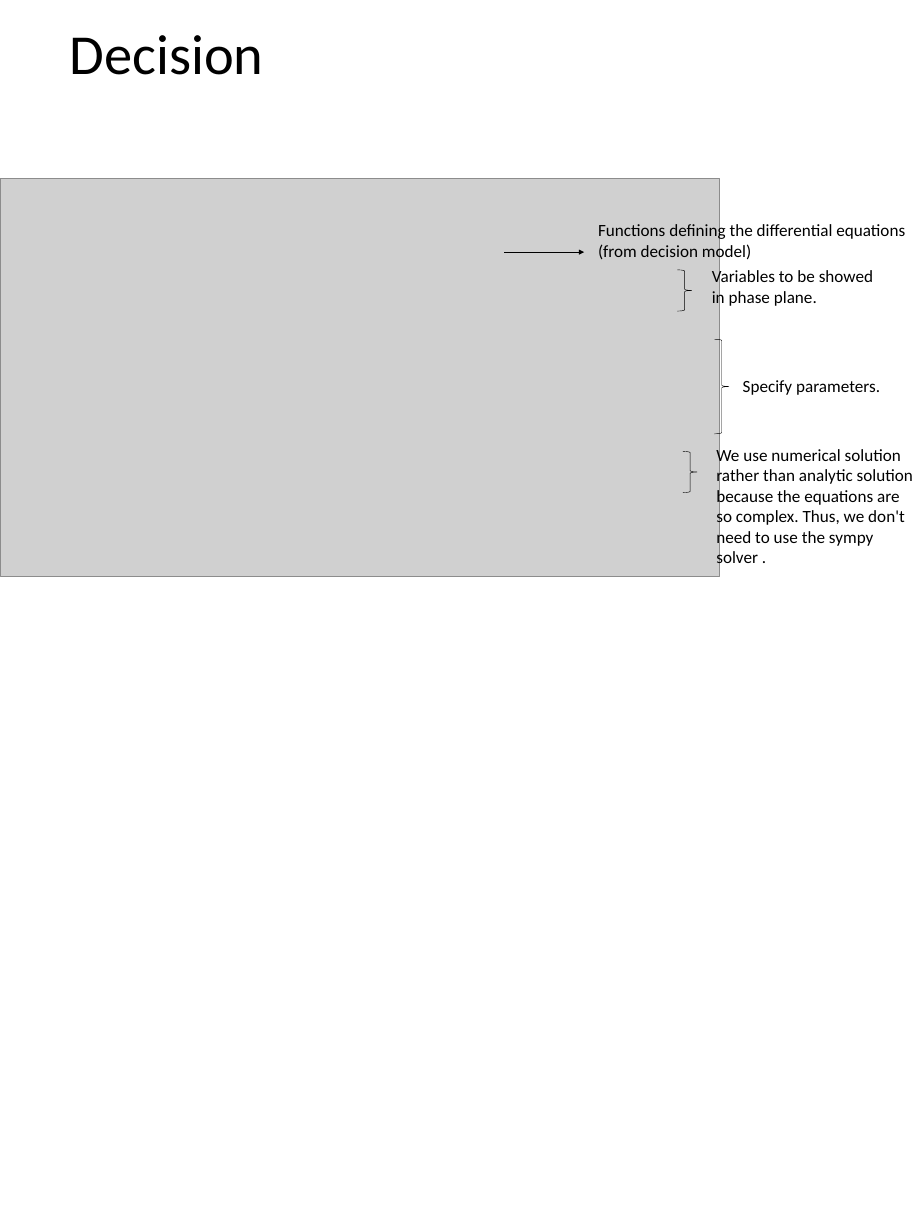
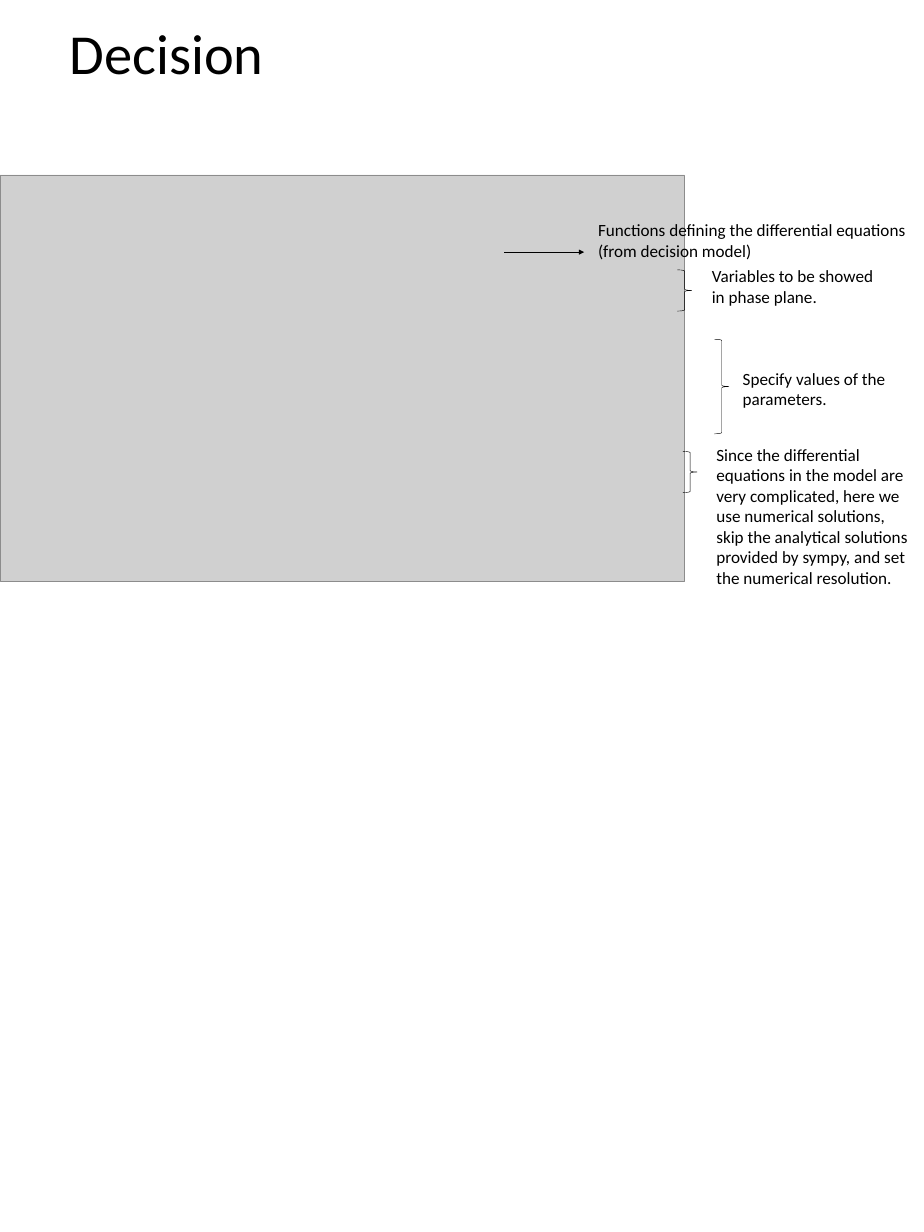
Before and after one commit to quanpeng0/BrainModels, a slide deck: slide 3 of docs/brainpy_handbook/ppt/rnns.pptx. Drawn at 924x1232 pixels with LibreOffice and Linux fonts; fonts in the diff are those of the drawing; grey boxes stand for pictures. Boxes give left, top, right and bottom in pixels: in the first picture for what was removed or moved away, otherwise in the second. Text is boxed around its words. In the diff, an @@ line names an element or a change of style, - is before the commit and + after.

```diff
--- a/docs/brainpy_handbook/ppt/rnns.pptx
+++ b/docs/brainpy_handbook/ppt/rnns.pptx
@@ picture: place and size @@
-picture at (0,179,719,577)
+picture at (0,175,684,582)
@@ text at (743,373,885,408): text changed @@
-Specify parameters.
+Specify values of the parameters.
@@ text at (716,449,908,584): text changed @@
-We use numerical solution rather than analytic solution because the equations are so complex. Thus, we don't need to use the sympy solver .
+Since the differential equations in the model are very complicated, here we use numerical solutions, skip the analytical solutions provided by sympy, and set the numerical resolution.
```
Also in this commit, not shown: 3 other slides changed, 1 slide added, 1 slide removed, 3 other files.
